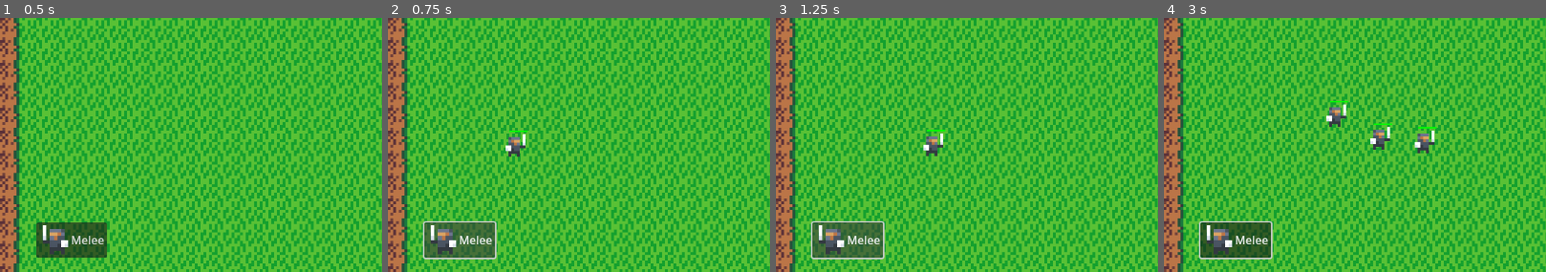
Above: before the commit, frames 1-4 (left to right).
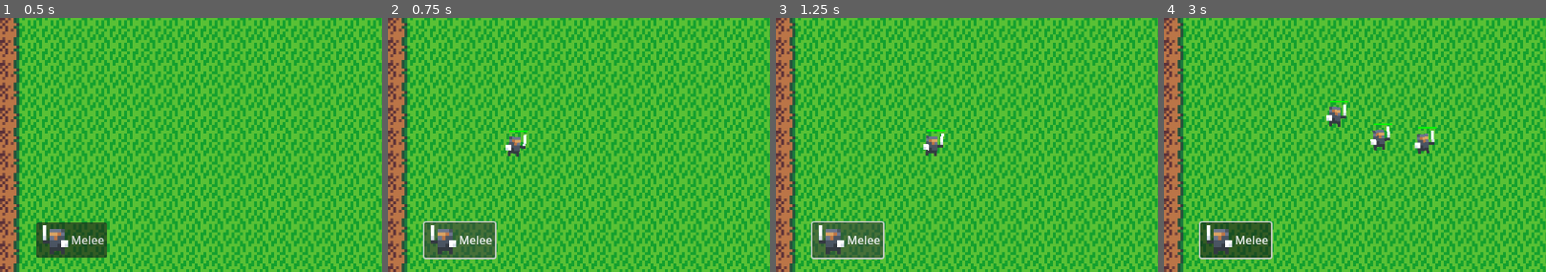
Above: after the commit, the same moments.

Repository: jeysu/pixel-wars
Game: Godot game, scene res://scenes/main.tscn
The game is run twice, just before and just after one commit, with the same random seed, the same clock (stepped at 60 frames per second) and the same inputs.
Inputs (mouse positions are % of the whole screen's width and height, from its top left):
- Up to frame 1 (0.5 s): no input
- Up to frame 2 (0.75 s): click "Melee" at 0.5 s
- Up to frame 3 (1.25 s): no input
- Up to frame 4 (3 s): click "Melee" at 1.25 s; click "Melee" at 2 s; move the mouse to (72, 45) at 2.77 s; click (72, 45) at 2.92 s
The pictures show only the part of the screen within x 4-54%, y 50-100%; the shares and areas given below are measured in that part.

Frame 1 is identical in both runs. In frame 2, 0.1% of the frame differs, in the area x 30-37%, y 45-55%; in frame 3, less than 0.1%; in frame 4, 0.3%, in the area x 42-71%, y 34-54%.

Commit message:
Fixed bugged walking animation

Diff:
--- a/scripts/entity.gd
+++ b/scripts/entity.gd
@@ -1,12 +1,12 @@
 extends CharacterBody2D
 
-@export var hp = 100
-@export var speed = 5000
-@export var attack_damage = 10
-@export var attack_speed = 1
+@export var hp := 100
+@export var speed := 5000
+@export var attack_damage := 10
+@export var attack_speed := 1
 
-var opposing_entities
-var target
+var target = CharacterBody2D
+var opposing_entities = {}
 var behaviors = {}
 
 func _ready():
--- a/scripts/move.gd
+++ b/scripts/move.gd
@@ -1,7 +1,7 @@
 extends Node2D
 
 var entity: CharacterBody2D
-var wobble_time_elapsed := 0
+var wobble_time_elapsed := 0.0
 var wobble_speed := 10
 var degree_of_wobble := 5
 
